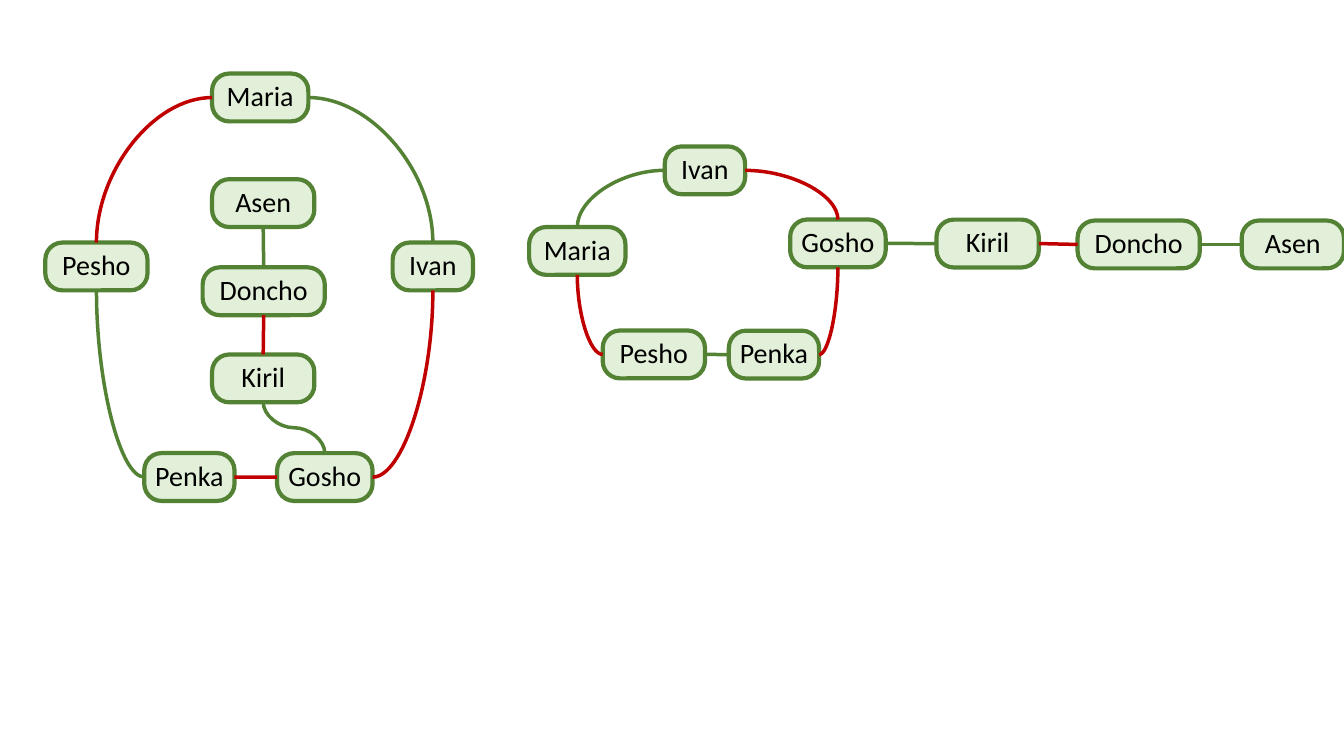
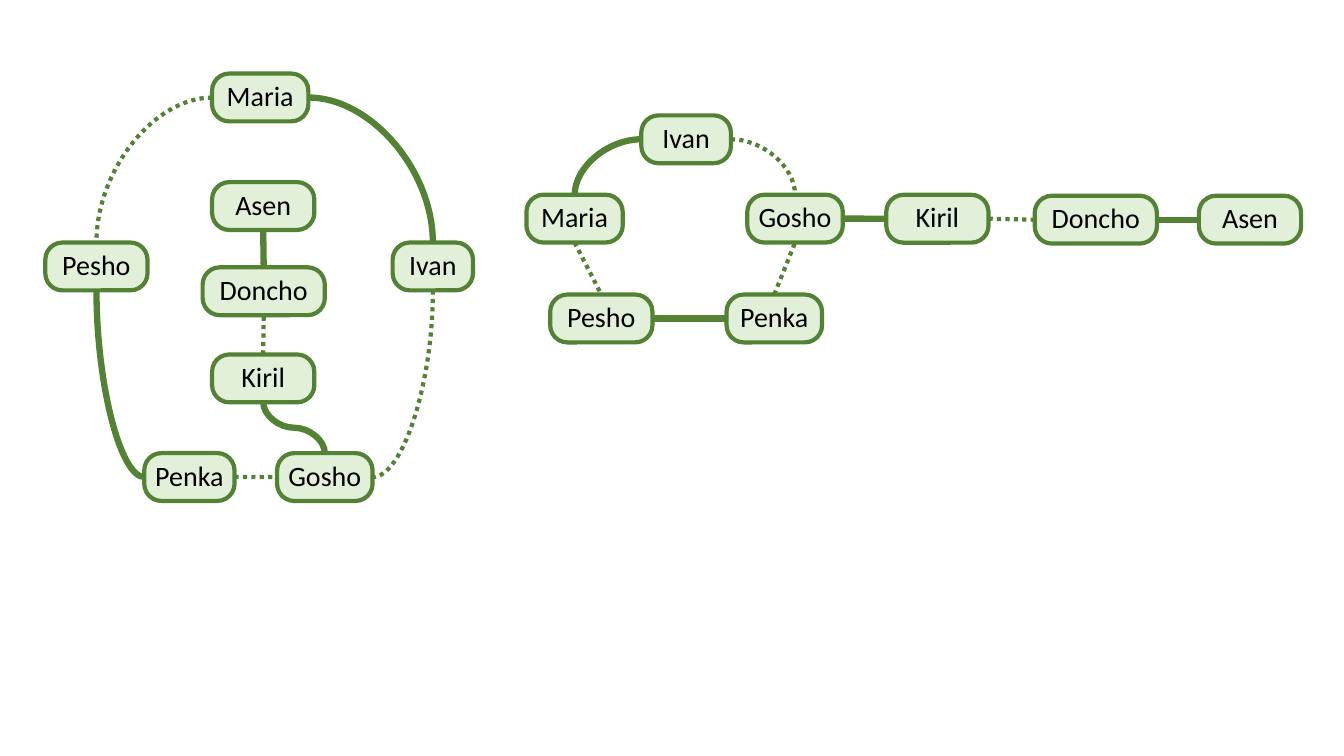
Before and after one commit to SoftUni/softuniada-2016, a slide deck: slide 4 of Figures.pptx. Drawn at 1344x756 pixels with LibreOffice and Linux fonts; fonts in the diff are those of the drawing. Boxes give left, top, right and bottom in pixels: in the first picture for what was removed or moved away, otherwise in the second. Text is boxed around its words. In the diff, an @@ line names an element or a change of style, - is before the commit and + after.

```diff
--- a/Figures.pptx
+++ b/Figures.pptx
@@ curved line (212, 98) - (97, 243): stroke #C00000 2.5 pt to #548235 3 pt dashed @@
@@ curved line (309, 98) - (433, 243): stroke #548235 2.5 pt to #548235 4.5 pt @@
@@ rounded rectangle "Ivan": place and size @@
-rounded rectangle "Ivan" at bbox=[665, 146, 746, 194]
+rounded rectangle "Ivan" at bbox=[641, 115, 731, 162]
@@ curved line moved from (578, 227) - (665, 170) to (575, 195) - (641, 139) @@
@@ curved line (575, 195) - (641, 139): stroke #548235 2.5 pt to #548235 4.5 pt @@
@@ curved line moved from (745, 170) - (838, 220) to (731, 139) - (796, 195) @@
@@ curved line (731, 139) - (796, 195): stroke #C00000 2.5 pt to #548235 3 pt dashed @@
@@ rounded rectangle "Maria": place and size @@
-rounded rectangle "Maria" at bbox=[529, 227, 626, 274]
+rounded rectangle "Maria" at bbox=[526, 195, 623, 242]
@@ rounded rectangle "Kiril": place and size @@
-rounded rectangle "Kiril" at bbox=[937, 220, 1038, 267]
+rounded rectangle "Kiril" at bbox=[886, 195, 988, 242]
@@ line moved from (264, 267) - (263, 227) to (264, 267) - (263, 230) @@
@@ line (264, 267) - (263, 230): stroke #548235 2.5 pt to #548235 4.5 pt @@
@@ curved line moved from (886, 243) - (937, 244) to (843, 219) - (886, 219) @@
@@ curved line (843, 219) - (886, 219): stroke #548235 2.5 pt to #548235 4.5 pt @@
@@ line moved from (1040, 244) - (1078, 245) to (989, 219) - (1035, 220) @@
@@ line (989, 219) - (1035, 220): stroke #C00000 2.5 pt to #548235 3 pt dashed @@
@@ 3 rounded rectangles, 1 line: place and size @@
-3 rounded rectangles, 1 line at bbox=[790, 220, 1344, 268]
+3 rounded rectangles, 1 line at bbox=[747, 195, 1301, 243]
@@ line (1157, 220) - (1199, 220): stroke #548235 2.5 pt to #548235 4.5 pt @@
@@ curved line moved from (578, 275) - (603, 355) to (575, 243) - (602, 294) @@
@@ curved line (575, 243) - (602, 294): curved line to line; stroke #C00000 2.5 pt to #548235 3 pt dashed @@
@@ curved line moved from (820, 355) - (838, 267) to (774, 294) - (796, 243) @@
@@ curved line (774, 294) - (796, 243): curved line to line; stroke #C00000 2.5 pt to #548235 3 pt dashed @@
@@ curved line (97, 290) - (144, 477): stroke #548235 2.5 pt to #548235 4.5 pt @@
@@ curved line (433, 290) - (373, 477): stroke #C00000 2.5 pt to #548235 3 pt dashed @@
@@ rounded rectangle "Pesho": place and size @@
-rounded rectangle "Pesho" at bbox=[603, 331, 705, 378]
+rounded rectangle "Pesho" at bbox=[551, 294, 652, 342]
@@ rounded rectangle "Penka": place and size @@
-rounded rectangle "Penka" at bbox=[729, 331, 820, 378]
+rounded rectangle "Penka" at bbox=[727, 294, 823, 342]
@@ line (263, 355) - (264, 316): stroke #C00000 2.5 pt to #548235 3 pt dashed @@
@@ line added from (652, 319) to (727, 319), #548235 4.5 pt @@
@@ curved line removed from (705, 355) to (729, 355) @@
@@ curved line (325, 454) - (263, 402): stroke #548235 2.5 pt to #548235 4.5 pt @@
@@ curved line (235, 477) - (277, 477): stroke #C00000 2.5 pt to #548235 3 pt dashed @@
```
Also in this commit, not shown: 1 other slide changed, 1 slide added.
